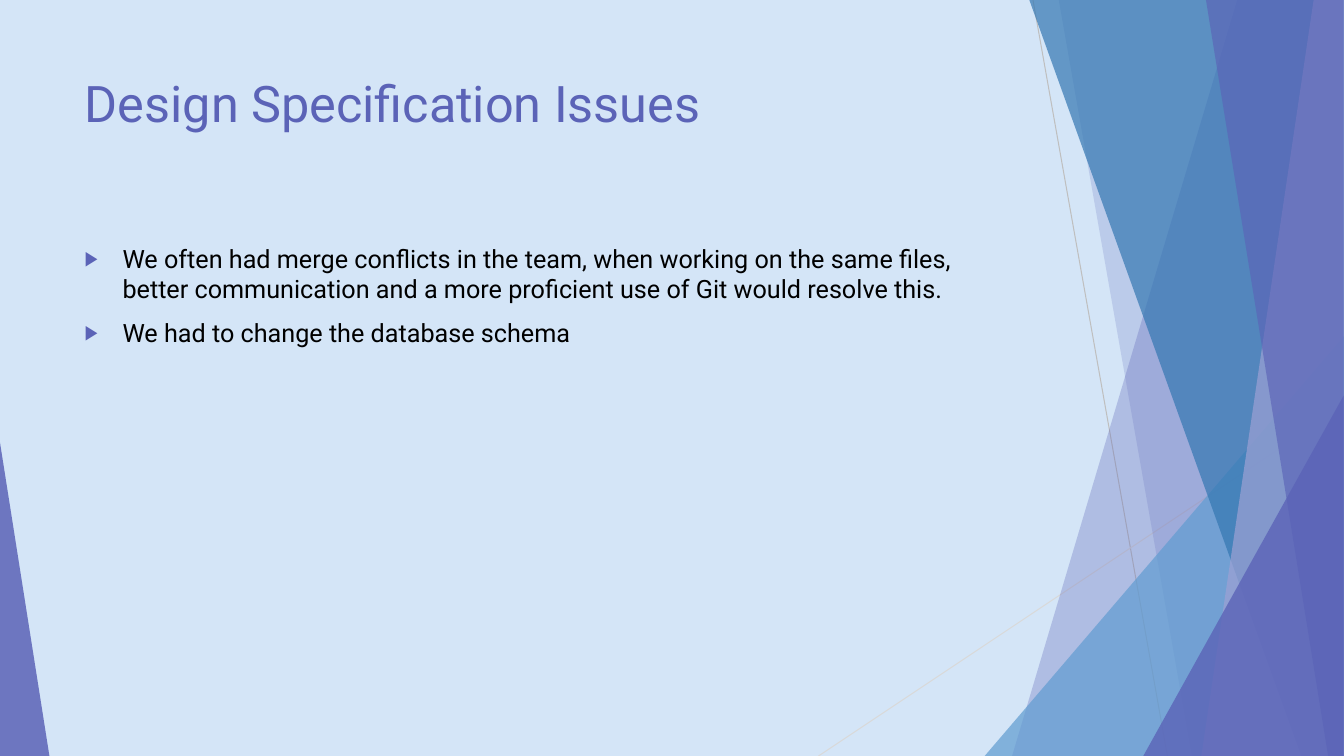
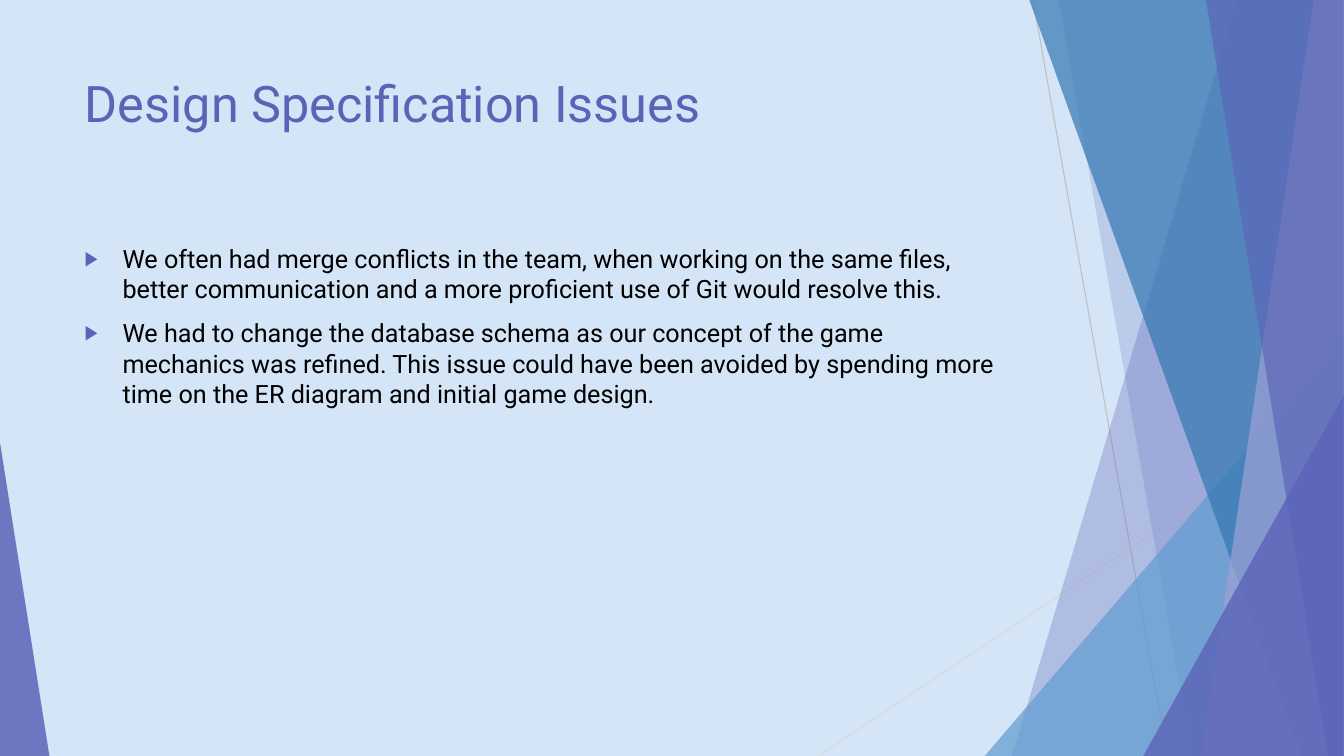
Before and after one commit to Gystark/RulersofKepler, a slide deck: slide 3 of presentation/Kepler.pptx. Drawn at 1344x756 pixels with LibreOffice and Linux fonts; fonts in the diff are those of the drawing. Boxes give left, top, right and bottom in pixels: in the first picture for what was removed or moved away, otherwise in the second. Text is boxed around its words. In the diff, an @@ line names an element or a change of style, - is before the commit and + after.

```diff
--- a/presentation/Kepler.pptx
+++ b/presentation/Kepler.pptx
@@ text at (123,323,993,409): text changed @@
-▶ We had to change the database schema
+▶ We had to change the database schema as our concept of the game mechanics was refined. This issue could have been avoided by spending more time on the ER diagram and initial game design.
```
Also in this commit, not shown: 3 other slides changed, 1 slide added, 4 slides removed, 14 other files.
